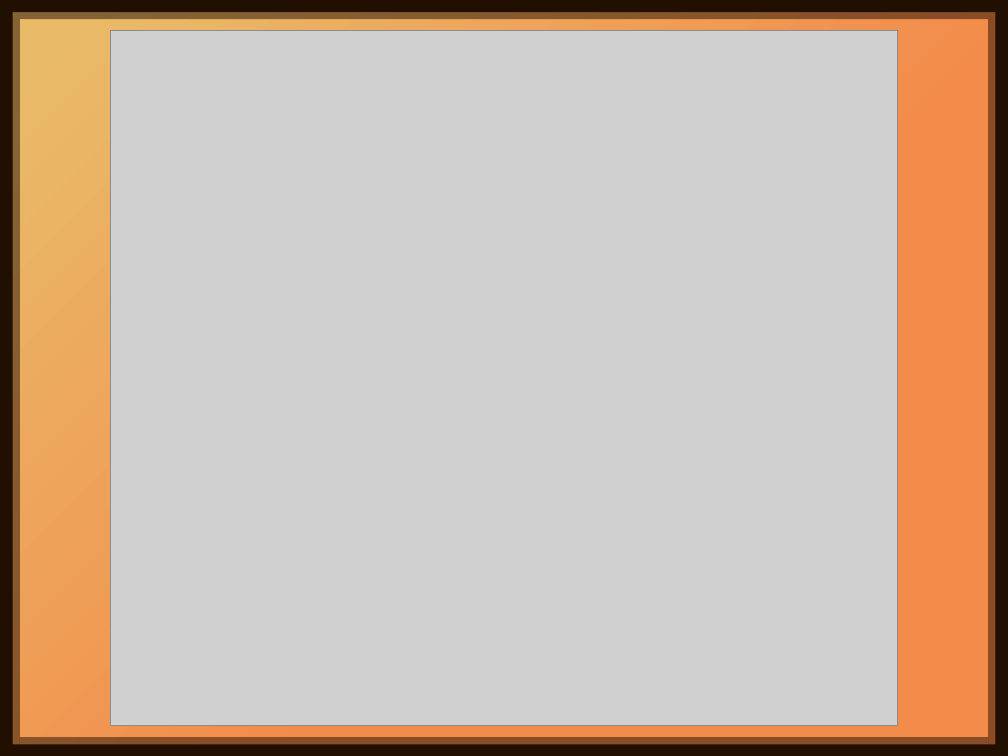
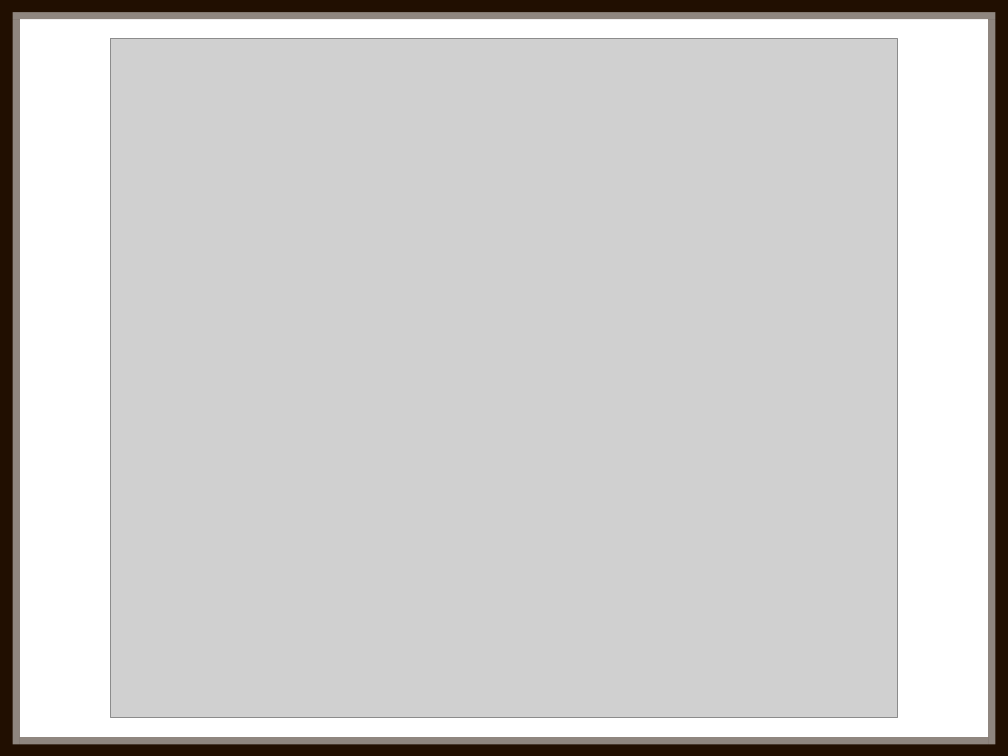
Before and after one commit to Nahuel2998/Nu-CaBuPa, a slide deck: slide 8 of Proyecto/Presentación Nu-CaBuPa.pptx (slide 9 before the commit). Drawn at 1008x756 pixels with LibreOffice and Linux fonts; fonts in the diff are those of the drawing; grey boxes stand for pictures. Boxes give left, top, right and bottom in pixels: in the first picture for what was removed or moved away, otherwise in the second. Text is boxed around its words. In the diff, an @@ line names an element or a change of style, - is before the commit and + after.

```diff
--- a/Proyecto/Presentación Nu-CaBuPa.pptx
+++ b/Proyecto/Presentación Nu-CaBuPa.pptx
@@ background gradient #F38B4B to #E9BB69 to #FFFFFF @@
@@ picture: place and size @@
-picture at (111, 30, 898, 726)
+picture at (111, 39, 898, 718)
```
Also in this commit, not shown: 5 other slides changed, 7 slides added, 13 slides removed.
